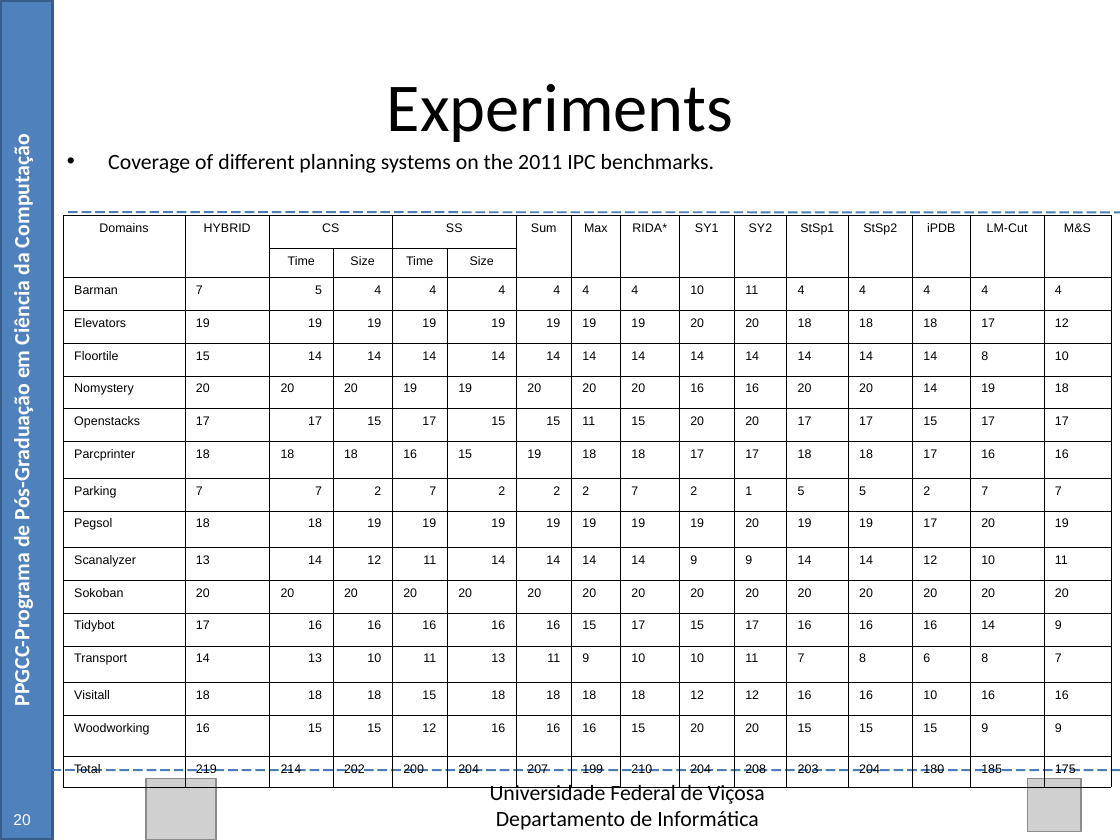
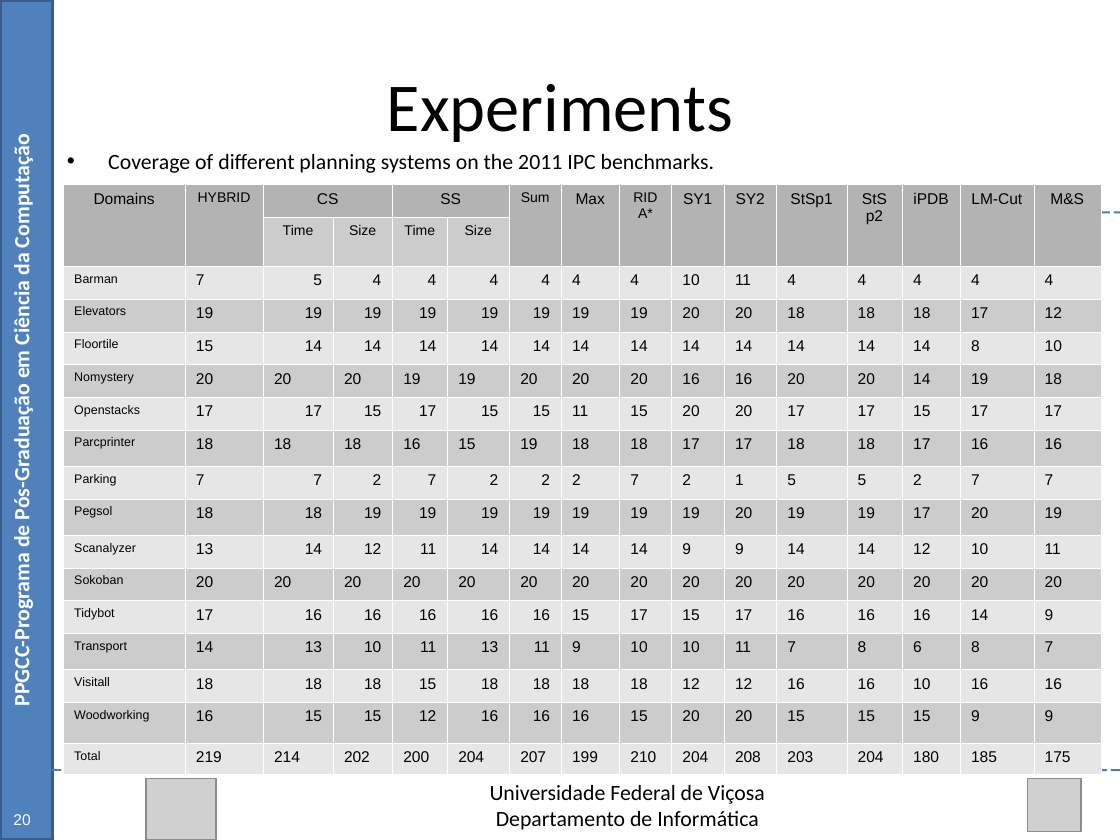
Before and after one commit to Marvinsky/research-marvin, a slide deck: slide 63 of latex/odp/dissertation_v8.odp. Drawn at 1120x840 pixels with LibreOffice and Linux fonts; fonts in the diff are those of the drawing; grey boxes stand for pictures. Boxes give left, top, right and bottom in pixels: in the first picture for what was removed or moved away, otherwise in the second. Text is boxed around its words. In the diff, an @@ line names an element or a change of style, - is before the commit and + after.

```diff
--- a/latex/odp/dissertation_v8.odp
+++ b/latex/odp/dissertation_v8.odp
@@ table at box(63, 185, 1100, 774) @@
@@ fill none to #B3B3B3 in 14 cells @@
@@ fill none to #CCCCCC in 116 cells @@
@@ fill none to #E6E6E6 in 128 cells @@
@@ size 8 to 10 pt in "Domains", "CS", "SS", "Max" and 232 more places @@
@@ size 8 to 9 pt in "HYBRID", "Sum", "RIDA*", "Time" and 3 more places @@
@@ borders changed @@
@@ table: place and size @@
-table at box(63, 215, 1113, 786)
+table at box(63, 185, 1100, 774)
```
Also in this commit, not shown: 4 other slides changed.
